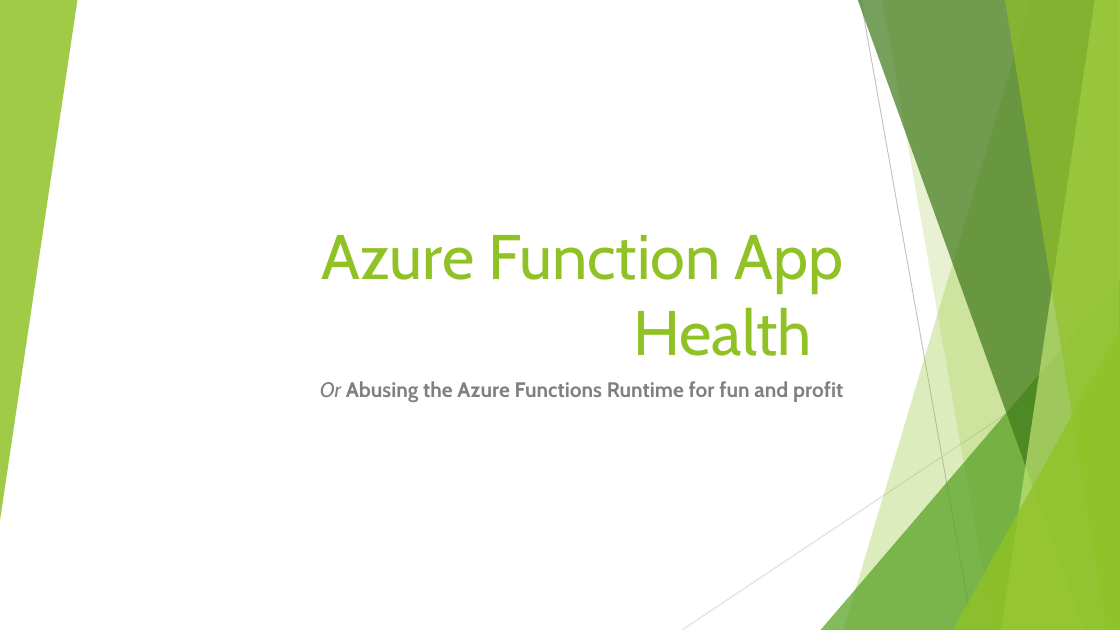
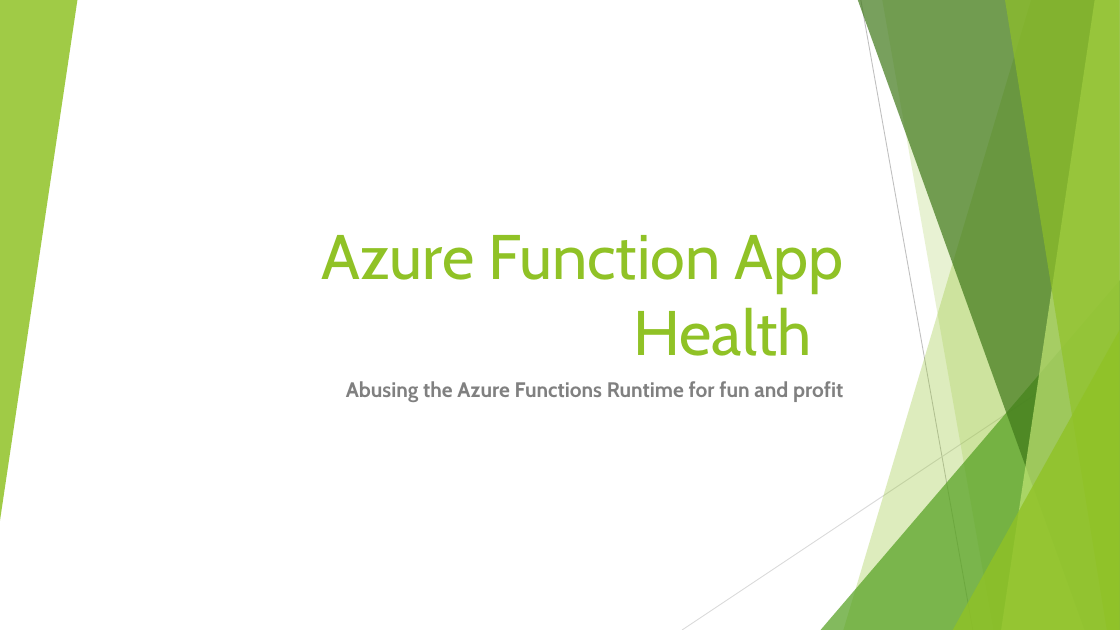
Before and after one commit to Rammesses/Azure.Functions.HealthEndpoints, a slide deck: slide 1 of Global Azure London - 2023-05-12.pptx. Drawn at 1120x630 pixels with LibreOffice and Linux fonts; fonts in the diff are those of the drawing. Boxes give left, top, right and bottom in pixels: in the first picture for what was removed or moved away, otherwise in the second. Text is boxed around its words. In the diff, an @@ line names an element or a change of style, - is before the commit and + after.

Commit message:
Update the slide deck

```diff
--- a/Global Azure London - 2023-05-12.pptx
+++ b/Global Azure London - 2023-05-12.pptx
@@ subtitle at (x1=346, y1=381, x2=843, y2=402): text changed @@
-Or Abusing the Azure Functions Runtime for fun and profit
+Abusing the Azure Functions Runtime for fun and profit
```
Also in this commit, not shown: 1 other slide changed, 3 slides added.
